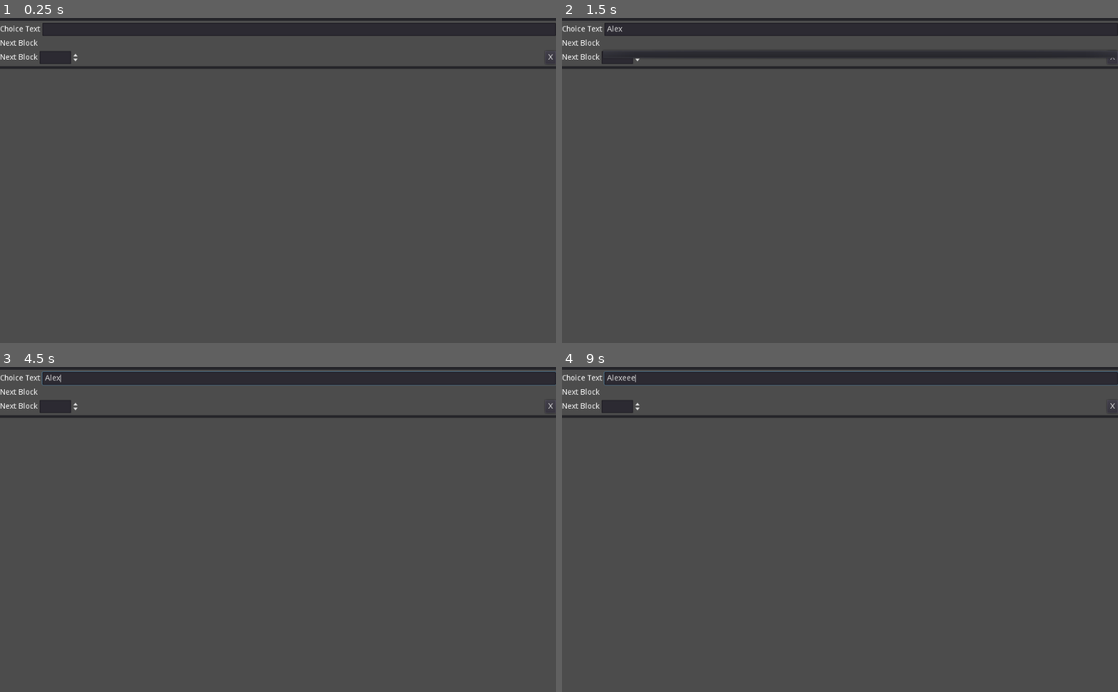
Above: before the commit, frames 1-4 (two rows, left to right).
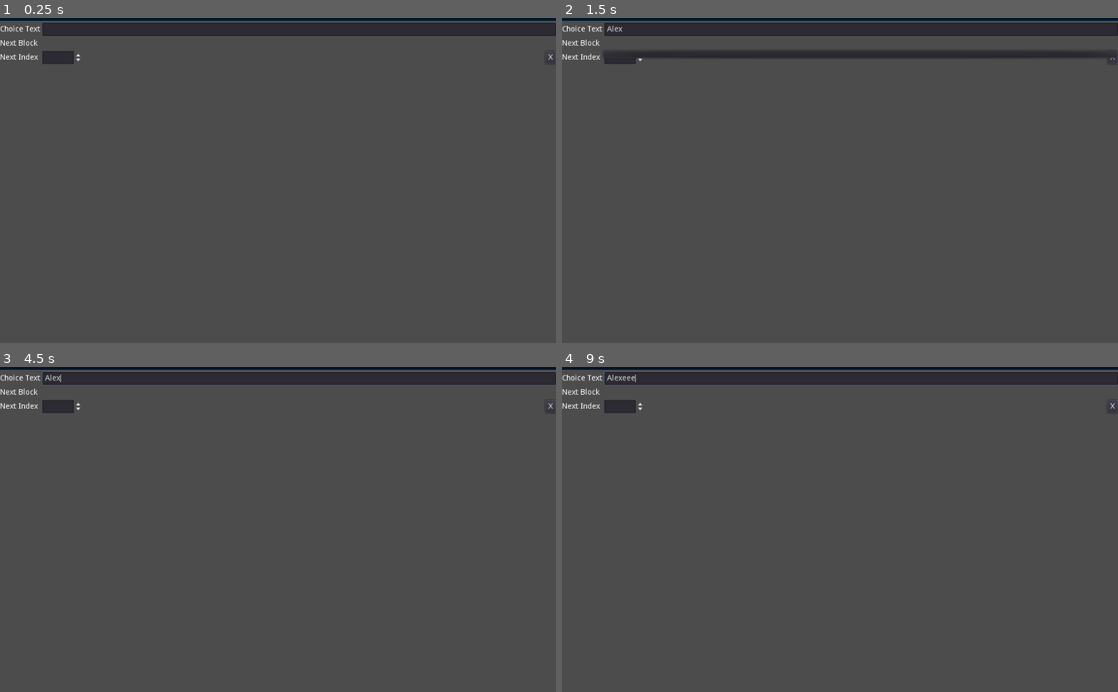
Above: after the commit, the same moments.

Repository: Arrow-x/Mushroom-Dialogs-System
Game: Godot game, scene res://DialogManager/Editor/Commands/ChoiceControl.tscn
The game is run twice, just before and just after one commit, with the same random seed, the same clock (stepped at 60 frames per second) and the same inputs. This scene is started directly instead of the project's main scene.
Inputs (mouse positions are in pixels of both pictures, inside the frame that each line leads up to):
- Up to frame 1 (0.25 s): no input
- Up to frame 2 (1.5 s): click (862, 31) at 0.52 s; type "Alex" at 0.6 s; click (862, 44) at 1.25 s
- Up to frame 3 (4.5 s): click (300, 393) at 2 s; click (300, 393) at 2.75 s; click "X" at 3.5 s; tap Enter (ui_accept) at 4.25 s; move the mouse to (400, 513) at 4.27 s; hold E (interact) from 4.28 s (still down); click (400, 513) at 4.42 s
- Up to frame 4 (9 s): tap Enter (ui_accept) at 4.52, 5, 5.75, 6.5, 7.25, 7.52, 8 s; release E (interact) at 5 s; drag from (728, 545) to (812, 594) at 5.02 s; move the mouse to (895, 458) at 5.77 s; hold E (interact) 5.78-6.5 s; click (895, 458) at 5.92 s; drag from (812, 594) to (673, 480) at 6.52 s; move the mouse to (1006, 578) at 7.27 s; hold E (interact) 7.28-8 s; click (1006, 578) at 7.42 s; drag from (673, 480) to (756, 448) at 8.02 s; move the mouse to (867, 529) at 8.77 s; hold E (interact) from 8.78 s (still down); click (867, 529) at 8.92 s

The runs differ from the first frame. In frame 1, 1.6% of the frame differs, in the area x 0-100%, y 0-16%; in frame 2, 1.5%; in frame 3, 1.6%; in frame 4, 1.6%.

Commit message:
pretting up the choice command

Diff:
--- a/DialogSystem/DialogManager/Editor/Commands/ChoiceControl.tscn
+++ b/DialogSystem/DialogManager/Editor/Commands/ChoiceControl.tscn
@@ -11,6 +11,7 @@
 }
 
 [node name="Panel2" type="Panel" parent="."]
+modulate = Color( 0, 0.6, 1, 1 )
 margin_right = 1024.0
 margin_bottom = 5.0
 rect_min_size = Vector2( 0, 5 )
@@ -56,17 +57,17 @@
 
 [node name="Label" type="Label" parent="HBoxContainer3"]
 margin_top = 5.0
-margin_right = 69.0
+margin_right = 74.0
 margin_bottom = 19.0
-text = "Next Block"
+text = "Next Index "
 
 [node name="NextIndex" type="SpinBox" parent="HBoxContainer3"]
-margin_left = 73.0
-margin_right = 147.0
+margin_left = 78.0
+margin_right = 152.0
 margin_bottom = 24.0
 
 [node name="Control" type="Control" parent="HBoxContainer3"]
-margin_left = 151.0
+margin_left = 156.0
 margin_right = 1000.0
 margin_bottom = 24.0
 size_flags_horizontal = 3
@@ -76,9 +77,3 @@
 margin_right = 1024.0
 margin_bottom = 24.0
 text = "X"
-
-[node name="Panel" type="Panel" parent="."]
-margin_top = 89.0
-margin_right = 1024.0
-margin_bottom = 94.0
-rect_min_size = Vector2( 0, 5 )
